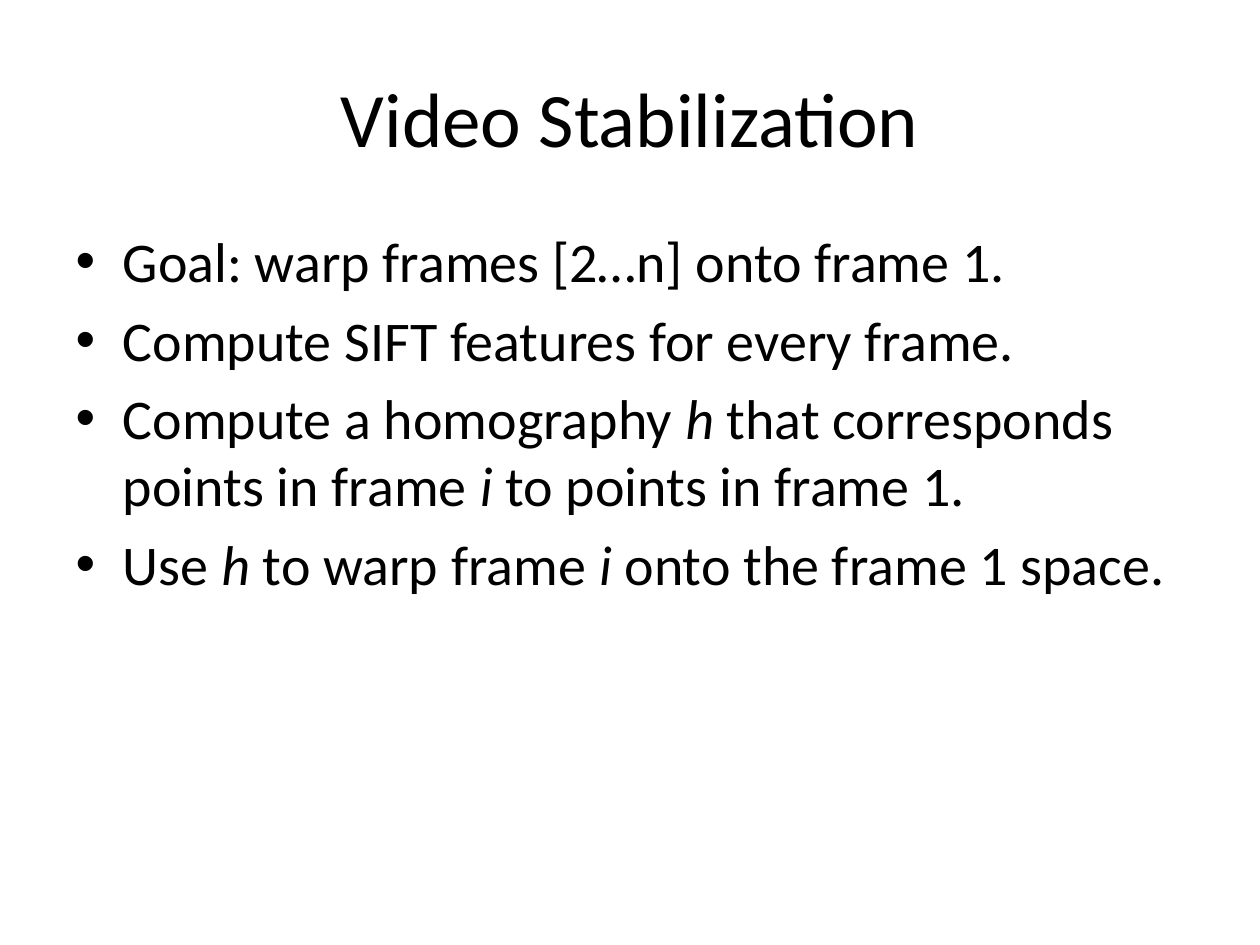
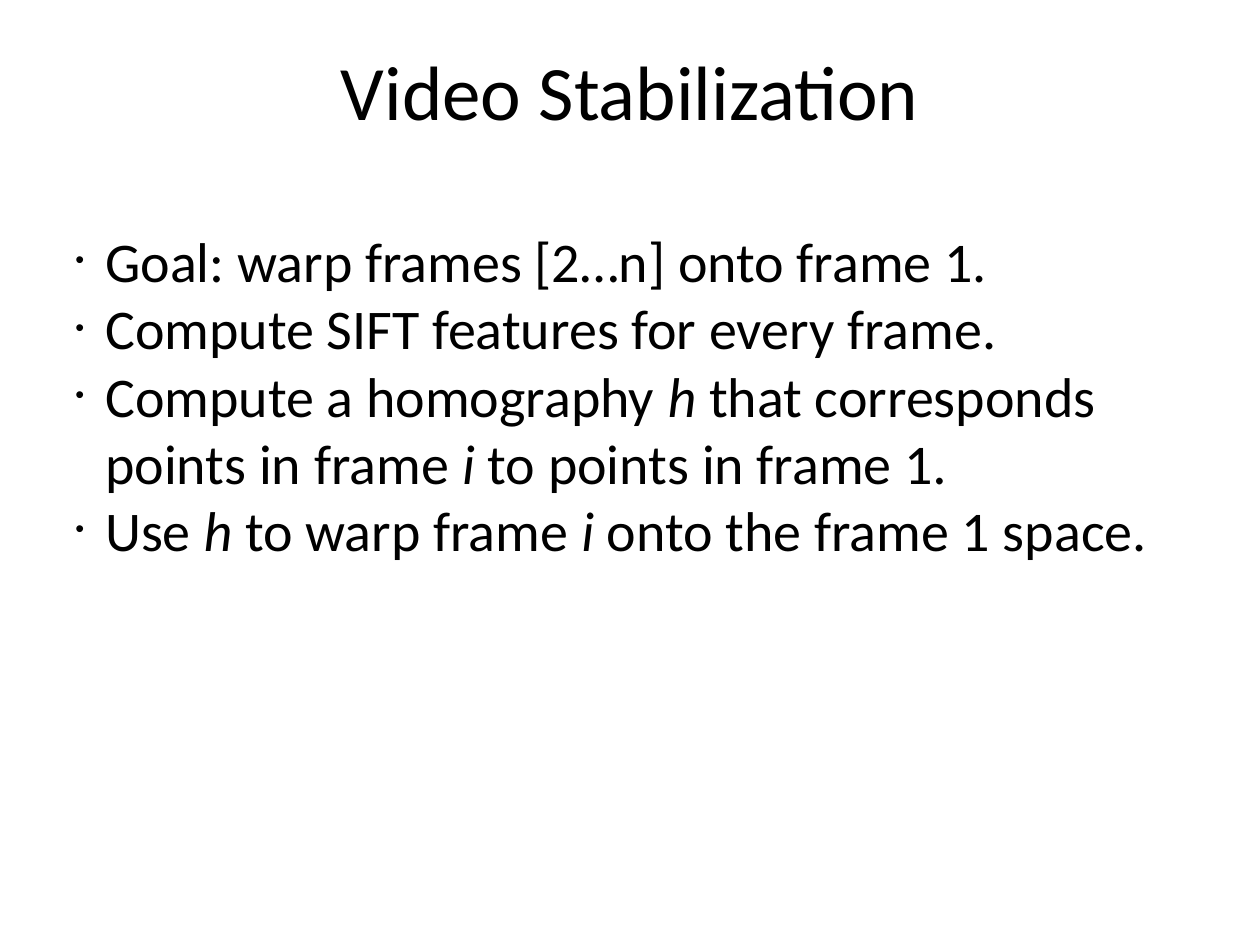
Before and after one commit to shangma/ComputerVisionFinalProject, a slide deck: slide 4 of Final Project.pptx. Drawn at 1260x945 pixels with LibreOffice and Linux fonts; fonts in the diff are those of the drawing. Boxes give left, top, right and bottom in pixels: in the first picture for what was removed or moved away, otherwise in the second. Text is boxed around its words. In the diff, an @@ line names an element or a change of style, - is before the commit and + after.

```diff
--- a/Final Project.pptx
+++ b/Final Project.pptx
@@ text "Video Stabilization" at [341, 66, 919, 121]: vertical alignment middle to top @@
@@ text "Goal: warp frames [2…n] onto ..." at [105, 241, 1147, 560]: indent changed; less space between paragraphs @@
```
Also in this commit, not shown: 6 other slides changed, 1 slide added, 1 slide removed, 2 other files.
